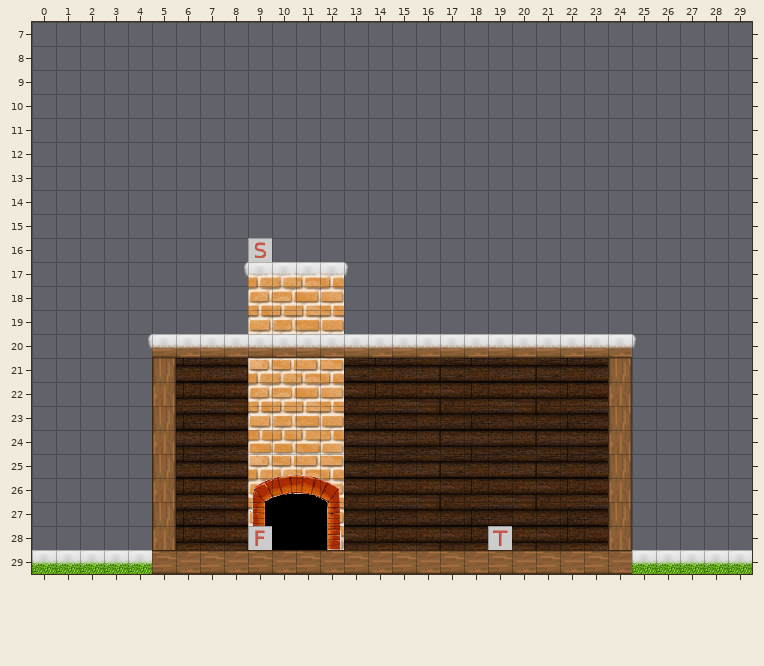
Tiled map, stored at assets/levels/house0.tmx. That is the earlier state.
Cells are 32x32 px. Shown: x 0..29, y 7..29.
The same view after the edit:
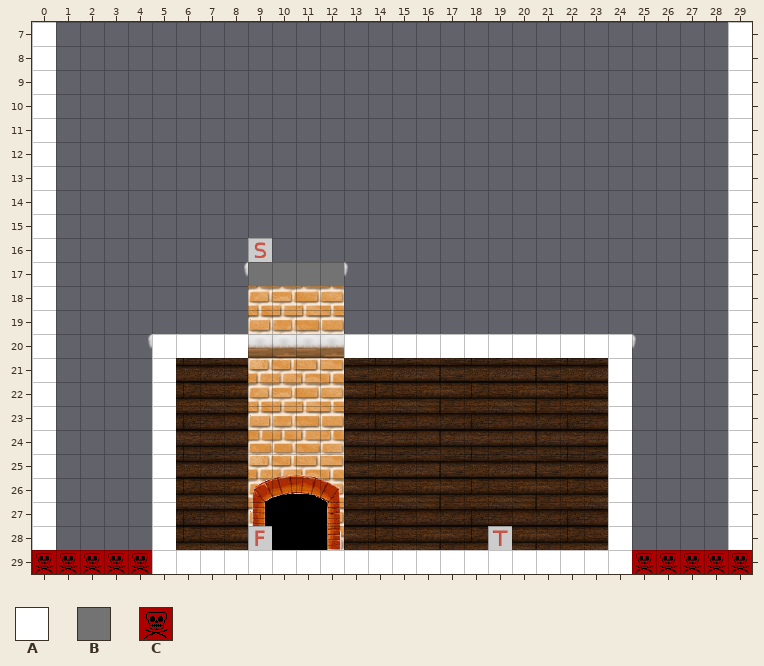
Key: from "Simple": A 1 "normal", B 2 "chimney_top", C 7 "death".
_ is an empty cell.
Tiles of an added or newly shown layer are drawn over the layers below it.
What changed:
Changed rows in their new state; . is an unchanged cell.
Layer "Platforms" (now shown):
first column x 0:
 7 A............................A
 8 A............................A
 9 A............................A
10 A............................A
11 A............................A
12 A............................A
13 A............................A
14 A............................A
15 A............................A
16 A............................A
17 A........BBBB................A
18 A............................A
19 A............................A
20 A....AAAA....AAAAAAAAAAAA....A
21 A....A..................A....A
22 A....A..................A....A
23 A....A..................A....A
24 A....A..................A....A
25 A....A..................A....A
26 A....A..................A....A
27 A....A..................A....A
28 A....A..................A....A
29 CCCCCAAAAAAAAAAAAAAAAAAAACCCCC
